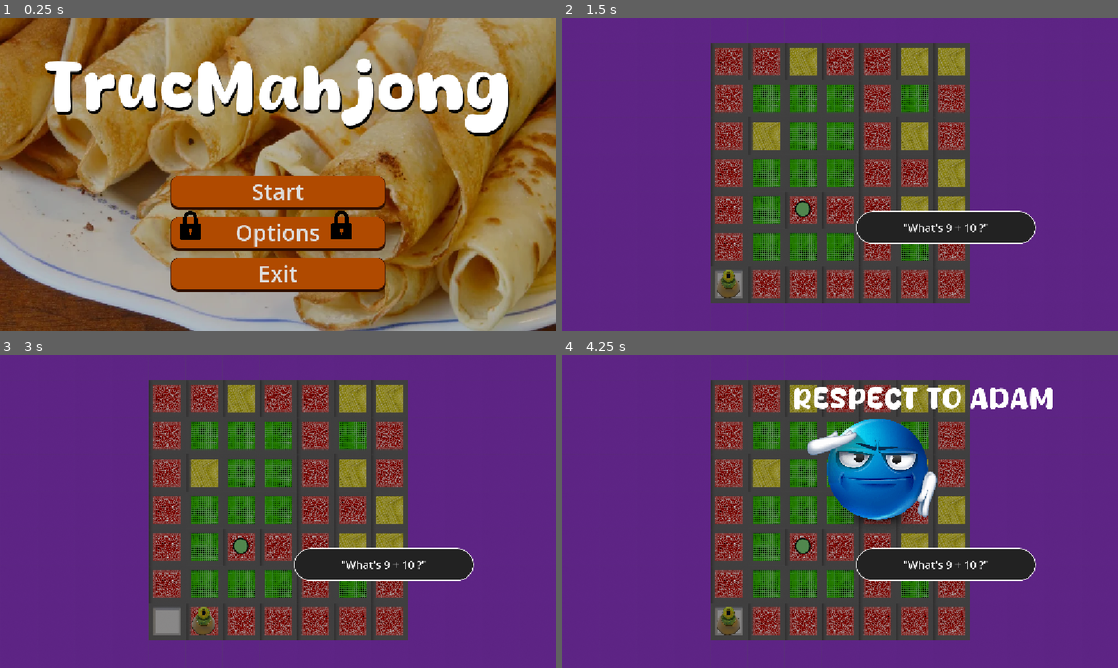
Above: before the commit, frames 1-4 (two rows, left to right).
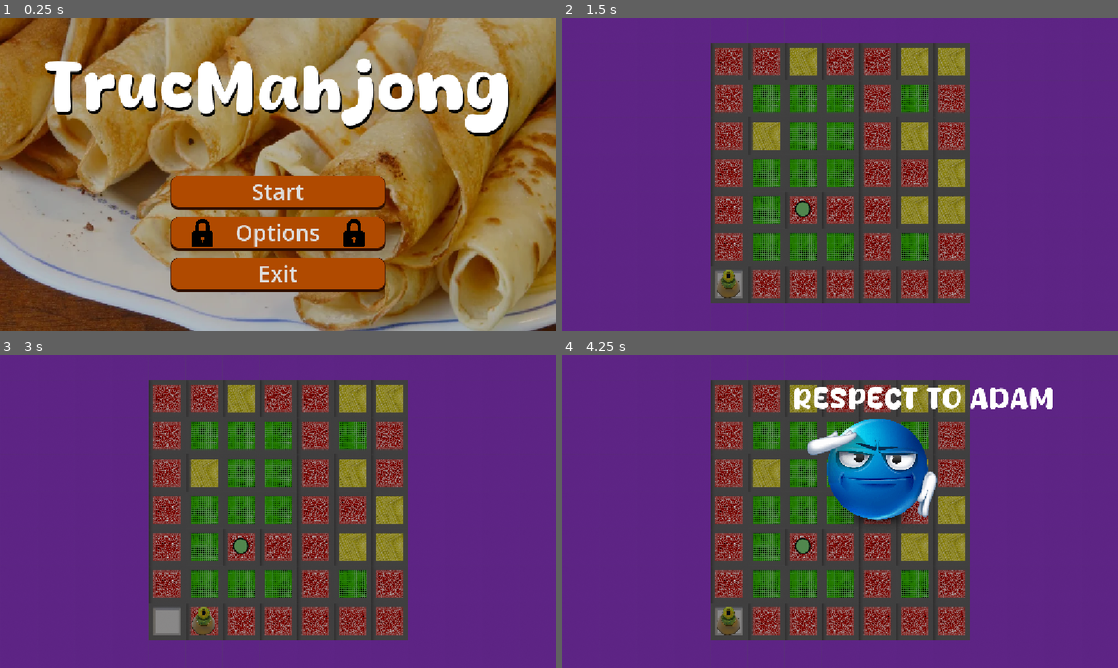
Above: after the commit, the same moments.

Repository: Crizomb/TrucMhajong
Game: Godot game, scene res://scenes/menus/main_menu.tscn
Same seed, same stepped clock (60 frames per second), same inputs: the game is played once before the commit and once after it.
Inputs (mouse positions are in pixels of both pictures, inside the frame that each line leads up to):
- Up to frame 1 (0.25 s): no input
- Up to frame 2 (1.5 s): click "Start" at 0.5 s; click "12" at 1.25 s
- Up to frame 3 (3 s): click (383, 564) at 2 s, where only the run before the commit has a clickable "'What's 9 + 10 ?'"; tap Enter at 2.75 s; hold D (Right) from 2.78 s (still down); tap K (MaSuperActionDeTest) at 2.85 s
- Up to frame 4 (4.25 s): tap R (Restart) at 3.5 s; release D (Right) at 3.53 s; hold S (Down) from 3.53 s (still down); tap L (RespectToAdam) at 3.6 s

The runs differ from the first frame. In frame 1, 0.7% of the frame differs, in the area x 32-66%, y 61-74%; in frame 2, 3.2%; in frame 3, 3.2%, in the area x 52-86%, y 61-73%; in frame 4, 3.2%.

Commit message:
Full pause menu fix, steps and deaths counter, dialog broke though

Diff:
--- /dev/null
+++ b/entities/GUI/gui.gd
@@ -0,0 +1,20 @@
+extends CanvasLayer
+
+
+# Called when the node enters the scene tree for the first time.
+func _ready() -> void:
+	pass # Replace with function body.
+
+@onready var steps: Label = $Steps
+@onready var deaths: Label = $Deaths
+
+func update_steps() -> void:
+	steps.text = ": " + str(Global.movement_counter)
+
+func update_deaths() -> void:
+	deaths.text = ": " + str(Global.kill_counter)
+
+# Called every frame. 'delta' is the elapsed time since the previous frame.
+func _process(delta: float) -> void:
+	update_deaths()
+	update_steps()
--- a/entities/menu/pause menu/pause_menu.gd
+++ b/entities/menu/pause menu/pause_menu.gd
@@ -28,4 +28,5 @@
 	big_lock.visible = true
 
 func _on_level_select_button_up() -> void:
+	get_tree().paused = false
 	get_tree().change_scene_to_file("res://scenes/menus/level_select_menu.tscn")
--- a/entities/naration/label.gd
+++ b/entities/naration/label.gd
@@ -35,6 +35,7 @@
 
 # Called when the node enters the scene tree for the first time.
 func _ready() -> void:
+	print("label is ready")
 	button.text = "non vide"
 	button.visible = false
 	Global.naration_label.connect(_on_naration_label)
@@ -45,6 +46,7 @@
 	pass
 
 func show_text(s: String, time: float):
+	print("text shown")
 	button.text = s
 	button.visible = true
 	await get_tree().create_timer(time).timeout
@@ -56,5 +58,5 @@
 	if audio:
 		audio.play()
 	else:
-		("No audio for this death")
+		print("No audio for this death")
 	show_text(metadata[0], 3)
--- a/entities/naration/naration.tscn
+++ b/entities/naration/naration.tscn
@@ -28,11 +28,17 @@
 z_index = 4096
 z_as_relative = false
 layout_mode = 1
-anchors_preset = -1
-offset_left = -73.0
-offset_top = 255.0
-offset_right = 548.0
-offset_bottom = 368.0
+anchors_preset = 8
+anchor_left = 0.5
+anchor_top = 0.5
+anchor_right = 0.5
+anchor_bottom = 0.5
+offset_left = -394.25
+offset_top = 188.0
+offset_right = 394.25
+offset_bottom = 301.0
+grow_horizontal = 2
+grow_vertical = 2
 theme_override_font_sizes/font_size = 37
 theme_override_styles/normal = SubResource("StyleBoxFlat_htawy")
 theme_override_styles/pressed = SubResource("StyleBoxFlat_htawy")
--- a/global.gd
+++ b/global.gd
@@ -2,7 +2,6 @@
 
 # Ici on mets des trucs globaux.
 # Accessible via : Globals.
-
 
 signal box_moved(box: Box);
 signal naration_label;
--- a/project.godot
+++ b/project.godot
@@ -18,8 +18,6 @@
 [autoload]
 
 Global="*uid://di2h1hd30mcdx"
-Naration="*uid://bef70jq2kewgg"
-PauseMenu="*uid://cssw0ur576jgh"
 
 [display]
 
--- /dev/null
+++ b/scenes/GUI.tscn
@@ -0,0 +1,62 @@
+[gd_scene format=3 uid="uid://bs3y5vqdmrhbg"]
+
+[ext_resource type="Script" uid="uid://27kvmsyxq0a6" path="res://entities/GUI/gui.gd" id="1_jbthi"]
+[ext_resource type="Texture2D" uid="uid://bdrb8ndmmfx2o" path="res://entities/GUI/bare-foot-showing-on-transparent-background-ready-for-compositing-png.png" id="2_5j4t3"]
+[ext_resource type="Texture2D" uid="uid://co2xdkkt34qym" path="res://entities/GUI/353279.png" id="3_womn8"]
+[ext_resource type="PackedScene" uid="uid://cssw0ur576jgh" path="res://scenes/menus/pause_menu.tscn" id="4_shsct"]
+[ext_resource type="PackedScene" uid="uid://bef70jq2kewgg" path="res://entities/naration/naration.tscn" id="5_tqy5q"]
+
+[sub_resource type="StyleBoxTexture" id="StyleBoxTexture_htawy"]
+texture = ExtResource("2_5j4t3")
+
+[sub_resource type="StyleBoxTexture" id="StyleBoxTexture_womn8"]
+texture = ExtResource("3_womn8")
+
+[node name="CanvasLayer" type="CanvasLayer" unique_id=1832535853]
+script = ExtResource("1_jbthi")
+
+[node name="Steps icon" type="Panel" parent="." unique_id=1811025362]
+offset_left = 14.0
+offset_top = 11.0
+offset_right = 128.41739
+offset_bottom = 97.0
+size_flags_horizontal = 3
+size_flags_vertical = 3
+theme_override_styles/panel = SubResource("StyleBoxTexture_htawy")
+
+[node name="Steps" type="Label" parent="." unique_id=1764323105]
+offset_left = 127.0
+offset_top = 16.0
+offset_right = 240.0
+offset_bottom = 85.0
+size_flags_horizontal = 3
+size_flags_vertical = 3
+theme_override_font_sizes/font_size = 50
+text = ":"
+
+[node name="Deaths icon" type="Panel" parent="." unique_id=1163723645]
+offset_left = 20.0
+offset_top = 93.0
+offset_right = 119.0
+offset_bottom = 184.0
+size_flags_horizontal = 3
+size_flags_vertical = 3
+theme_override_styles/panel = SubResource("StyleBoxTexture_womn8")
+
+[node name="Deaths" type="Label" parent="." unique_id=571100623]
+offset_left = 128.0
+offset_top = 102.0
+offset_right = 241.0
+offset_bottom = 171.0
+size_flags_horizontal = 3
+size_flags_vertical = 3
+theme_override_font_sizes/font_size = 50
+text = ":"
+
+[node name="Naration" parent="." unique_id=740026850 instance=ExtResource("5_tqy5q")]
+
+[node name="Pause_menu" parent="." unique_id=827958358 instance=ExtResource("4_shsct")]
+offset_left = -235.0
+offset_top = -62.0
+offset_right = -235.0
+offset_bottom = -62.0
--- a/scenes/Niveaux/niveau12.tscn
+++ b/scenes/Niveaux/niveau12.tscn
@@ -5,7 +5,6 @@
 [ext_resource type="PackedScene" uid="uid://bbbkrl5xihend" path="res://entities/player/player.tscn" id="3_r8dqd"]
 [ext_resource type="AudioStream" uid="uid://7nv4kg6q7csg" path="res://sound_music/sfx/sfx_movement.mp3" id="4_f2bgj"]
 [ext_resource type="PackedScene" uid="uid://cigdu36w2nwwv" path="res://entities/crepiere/crepiere.tscn" id="5_gecnr"]
-[ext_resource type="PackedScene" uid="uid://cssw0ur576jgh" path="res://scenes/menus/pause_menu.tscn" id="6_qhd30"]
 
 [sub_resource type="TileSetAtlasSource" id="TileSetAtlasSource_jady6"]
 texture = ExtResource("1_iebyr")
@@ -59,5 +58,3 @@
 position = Vector2(72, 40)
 stream = ExtResource("4_f2bgj")
 pitch_scale = 2.5
-
-[node name="Pause_menu" parent="." unique_id=827958358 instance=ExtResource("6_qhd30")]
--- a/scenes/Niveaux/niveau20.tscn
+++ b/scenes/Niveaux/niveau20.tscn
@@ -53,6 +53,9 @@
 [node name="Box2" parent="." unique_id=754094967 instance=ExtResource("4_shd76")]
 position = Vector2(63, 60)
 
+[node name="Crepiere" parent="." unique_id=949437595 instance=ExtResource("7_o4jk0")]
+position = Vector2(189, -324)
+
 [node name="Player" parent="." unique_id=1962365068 instance=ExtResource("5_bbgd0")]
 position = Vector2(-321, 450)
 TileSize = 128
@@ -61,6 +64,3 @@
 position = Vector2(72, 40)
 stream = ExtResource("6_x5e5q")
 pitch_scale = 2.5
-
-[node name="Crepiere" parent="." unique_id=949437595 instance=ExtResource("7_o4jk0")]
-position = Vector2(189, -324)
--- a/scenes/Niveaux/niveau21.tscn
+++ b/scenes/Niveaux/niveau21.tscn
@@ -74,6 +74,9 @@
 [node name="Box6" parent="." unique_id=668206390 instance=ExtResource("4_ucv5t")]
 position = Vector2(-68, -68)
 
+[node name="Crepiere" parent="." unique_id=949437595 instance=ExtResource("7_npxwl")]
+position = Vector2(54, -197)
+
 [node name="Player" parent="." unique_id=1962365068 instance=ExtResource("5_aches")]
 position = Vector2(64, 61)
 TileSize = 128
@@ -82,6 +85,3 @@
 position = Vector2(72, 40)
 stream = ExtResource("6_mwr17")
 pitch_scale = 2.5
-
-[node name="Crepiere" parent="." unique_id=949437595 instance=ExtResource("7_npxwl")]
-position = Vector2(54, -197)
--- a/scenes/menus/main_menu.tscn
+++ b/scenes/menus/main_menu.tscn
@@ -157,10 +157,10 @@
 
 [node name="Small_lock" type="TextureRect" parent="." unique_id=343655593]
 layout_mode = 0
-offset_left = 266.0
-offset_top = 365.0
-offset_right = 325.0
-offset_bottom = 424.0
+offset_left = 291.0
+offset_top = 381.0
+offset_right = 350.0
+offset_bottom = 440.0
 offset_transform_enabled = true
 offset_transform_position = Vector2(100, 0)
 texture = ExtResource("3_rtw2f")
@@ -168,10 +168,10 @@
 
 [node name="Small_lock_2" type="TextureRect" parent="." unique_id=365444334]
 layout_mode = 0
-offset_left = 779.0
-offset_top = 364.0
-offset_right = 838.0
-offset_bottom = 423.0
+offset_left = 805.0
+offset_top = 381.0
+offset_right = 864.0
+offset_bottom = 440.0
 offset_transform_enabled = true
 offset_transform_position = Vector2(-100, 0)
 texture = ExtResource("3_rtw2f")
Binary file added: entities/GUI/353279.png
Not shown, added: entities/GUI/353279.png.import
Binary file added: entities/GUI/bare-foot-showing-on-transparent-background-ready-for-compositing-png.png
Not shown, added: entities/GUI/bare-foot-showing-on-transparent-background-ready-for-compositing-png.png.import
Not shown, added: entities/GUI/gui.gd.uid
Renamed: scenes/main_arthur.tscn -> scenes/test/main_arthur.tscn
Renamed: scenes/main_clementb.tscn -> scenes/test/main_clementb.tscn
Renamed: scenes/main_clementb_ancien.tscn -> scenes/test/main_clementb_ancien.tscn
Renamed: scenes/main_menu.tscn -> scenes/test/main_menu.tscn
Renamed: scenes/mini_test.tscn -> scenes/test/mini_test.tscn
Renamed: scenes/niveau_test_clementb.tscn -> scenes/test/niveau_test_clementb.tscn
